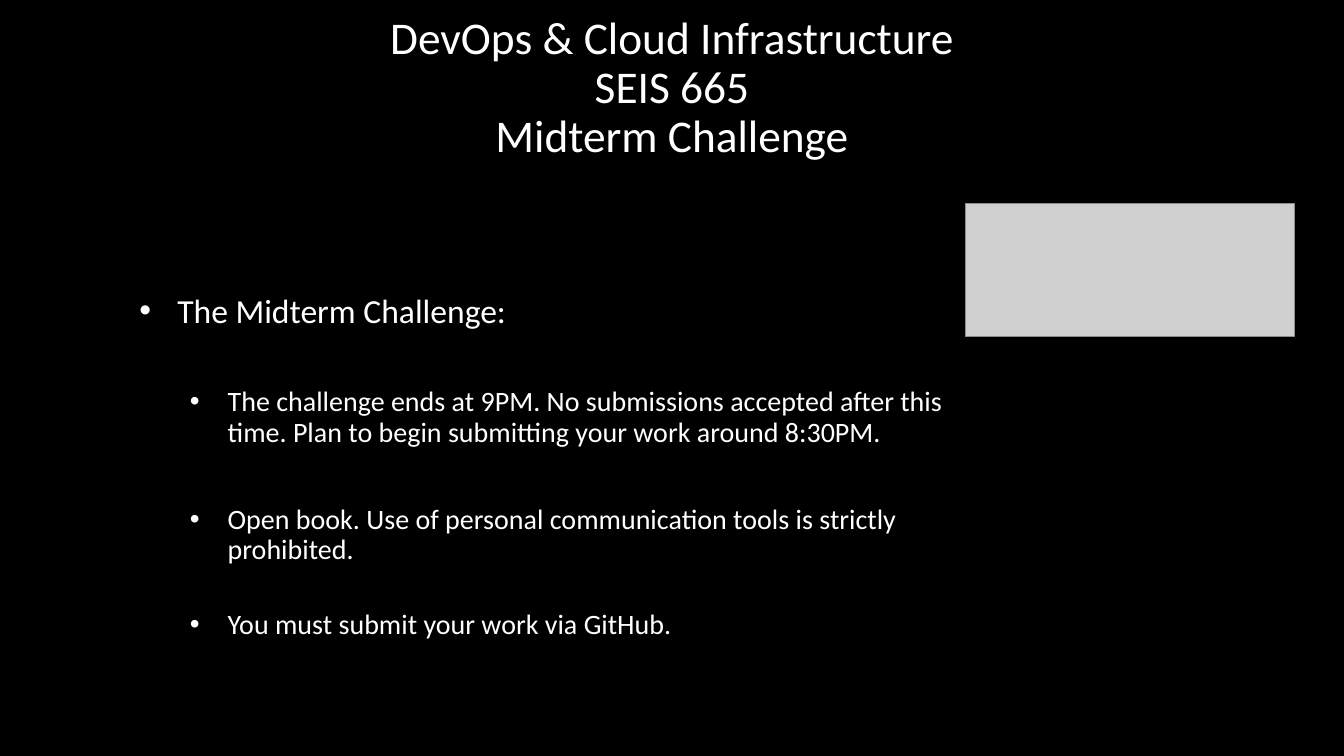
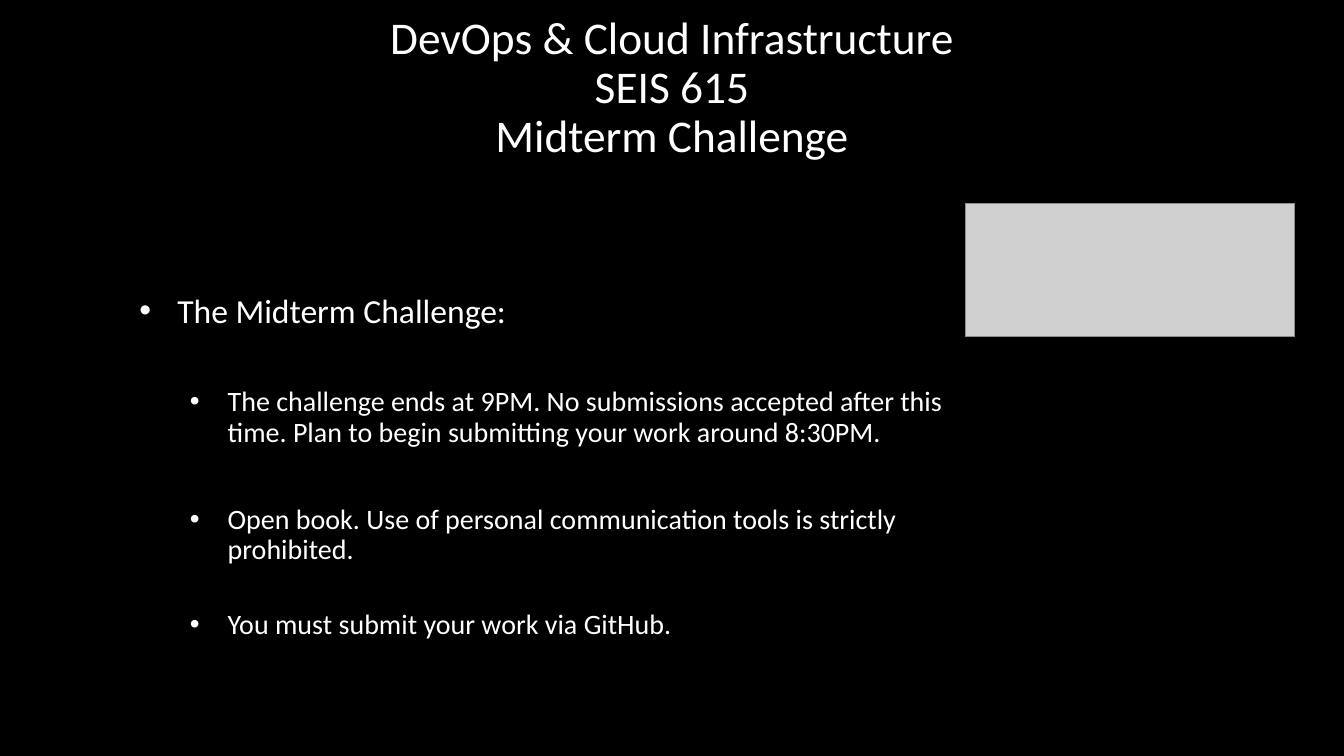
Before and after one commit to jasondbaker/infrastructure-class, a slide deck: slide 1 of lectures/infrastructure-week-7-midterm.pptx. Drawn at 1344x756 pixels with LibreOffice and Linux fonts; fonts in the diff are those of the drawing; grey boxes stand for pictures. Boxes give left, top, right and bottom in pixels: in the first picture for what was removed or moved away, otherwise in the second. Text is boxed around its words. In the diff, an @@ line names an element or a change of style, - is before the commit and + after.

```diff
--- a/lectures/infrastructure-week-7-midterm.pptx
+++ b/lectures/infrastructure-week-7-midterm.pptx
@@ title at box(390, 22, 953, 160): text changed @@
-DevOps & Cloud Infrastructure
-SEIS 665
-Midterm Challenge
+DevOps & Cloud Infrastructure
+SEIS 615
+Midterm Challenge
```
Also in this commit, not shown: 39 other files.
